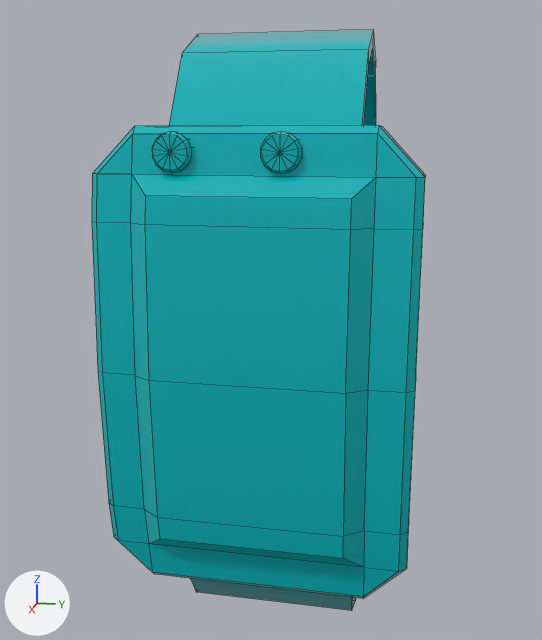
The FBX model Arcade Game/Assets/Art/Watch/Mesh/SM_Watch.fbx as it was, and as the next commit left it.
One viewpoint serves both versions: a camera (50 mm lens) standing at (0.095, 0.0997, 0.036) and looking at (0.0097, 0.0827, 0.0146). Arrows for +X, +Y and +Z are at lower left; the lights stay in place. Mesh edges are drawn as thin lines. Where no turn or scale is listed for an object, it has been applied to the vertices.

The scene before the commit, as lines of its bpy script (objects in view):
```python
me_mesh = bpy.data.meshes.new('Mesh')
me_mesh.from_pydata(...)  # 212 vertices, 210 faces; spans x -0.0163..0.0191, y -0.0206..0.0117, z -0.0298..0.0401
me_mesh.materials.append(mat_watch_mat)  # cyan #00b6bc
ob_watch = bpy.data.objects.new('Watch', me_mesh)
ob_watch.location = (0.0086, 0.0882, 0.007)
```
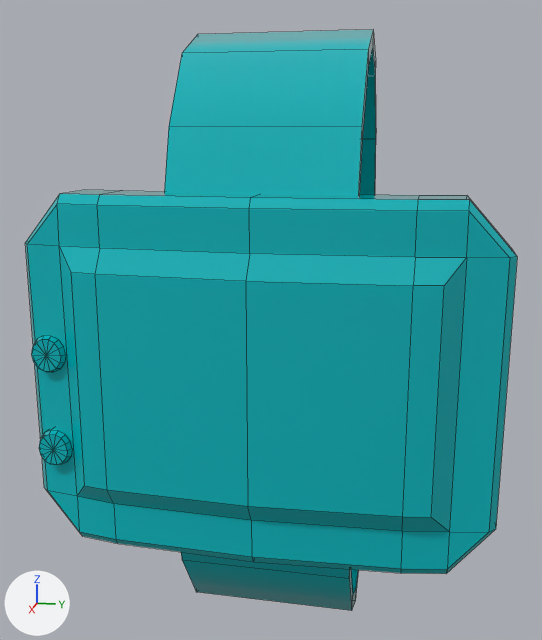
Commit message: Updated watch

Location of each change, (x1, y1, x2, y2) in pixels of the pictures (542 x 640 px; the box of a moved part takes in the faces that stretch with it):
'Watch', reshaped (48% wider): before (92, 30, 425, 611); after (25, 30, 517, 611)
part 1 of me_mesh, moved or reshaped: before (260, 132, 303, 174); after (31, 335, 66, 372)
part 2 of me_mesh, moved or reshaped: before (152, 132, 193, 173); after (39, 429, 73, 465)
part 3 of me_mesh, moved or reshaped: before (92, 125, 425, 598); after (25, 190, 517, 574)

Edits to the bpy script that builds the scene:
```text
Change me_mesh:
    where me_mesh.from_pydata(...)  # 212 vertices, 210 faces; spans x -0.0163..0.0191, y -0.0206..0.0117, z -0.0298..0.0401
    used by ob_watch; location = (0.0086, 0.0882, 0.007)
    me_mesh part 1: the loose piece of 43 vertices spanning x 0.0153..0.0169, y -0.0035..0.0004, z 0.0255..0.0293 is turned 90 degrees about the x axis through its middle, then moved by (0.0, -0.0248, -0.0208)
    me_mesh part 2: the loose piece of 43 vertices spanning x 0.0153..0.0169, y -0.0141..-0.0101, z 0.0255..0.0293 is turned 90 degrees about the x axis through its middle, then moved by (0.0, -0.0142, -0.0313)
    me_mesh part 3: the loose piece of 62 vertices spanning x 0.0088..0.0191, y -0.0206..0.0117, z -0.0193..0.0299 is multiplied about its middle by the matrix ((1.0, 0.0, 0.0), (0.0, 0.0, -1.0), (0.0, 1.178, 0.0)), then moved by (0.0, 0.0003, -0.001)
```
